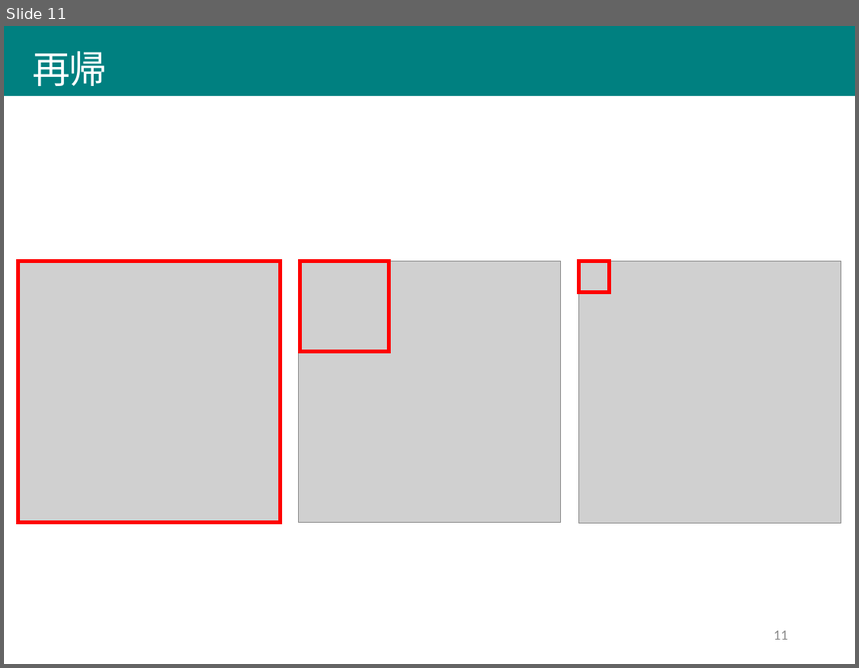
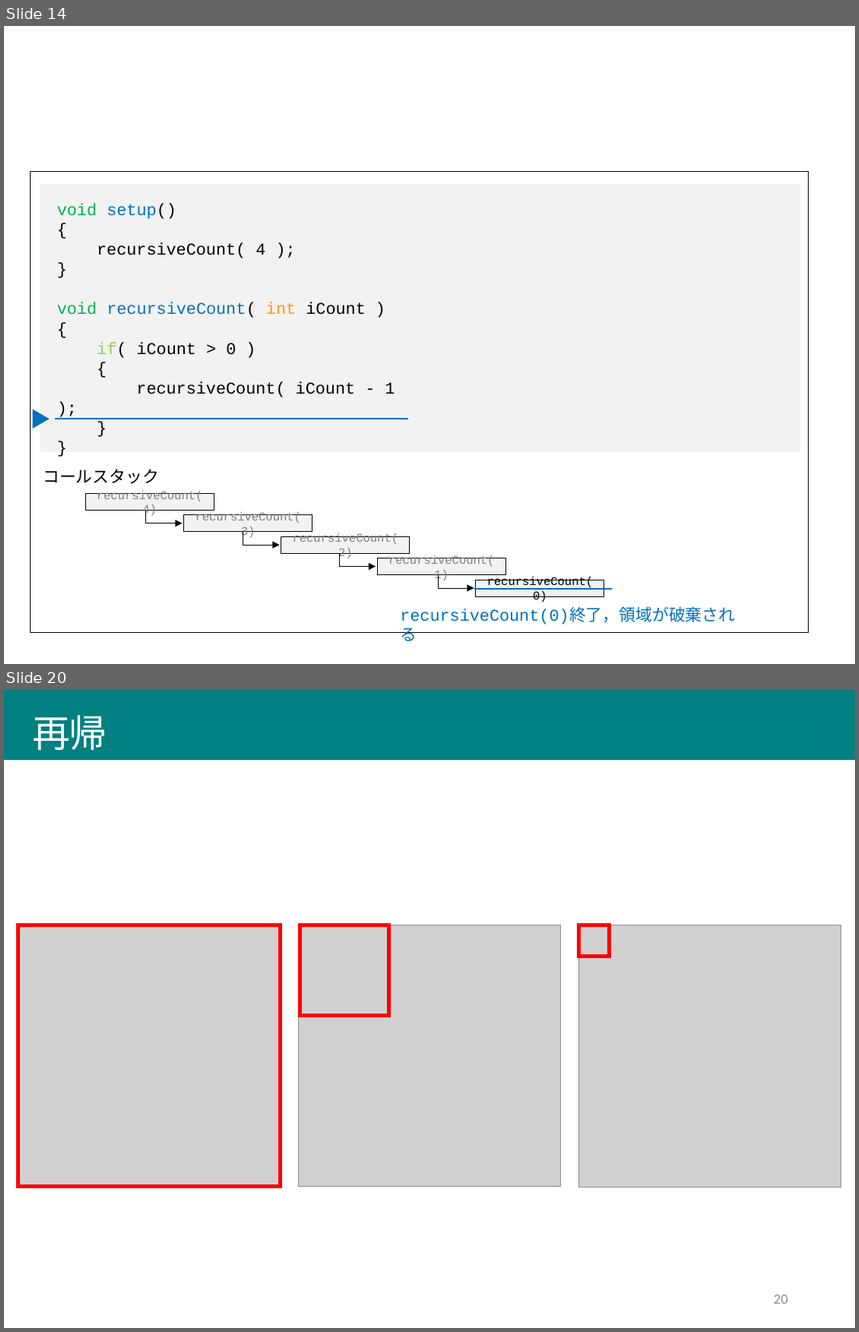
Before and after one commit to afukushimagit/afukushimagit.github.io, a slide deck: images/recursive/図素材.pptx. Shown one above the other, each under a label of ours: slide 11 before the commit, slides 14 and 20 after it; the slides between them are not shown. The pictures are 859x668 and 859x1332 pixels, drawn with LibreOffice and Linux fonts; fonts in the diff are those of the drawing; grey boxes stand for pictures. Boxes give left, top, right and bottom in pixels: in the first picture for what was removed or moved away, otherwise in the second. Text is boxed around its words. In the diff, an @@ line names an element or a change of style, - is before the commit and + after.

```diff
--- a/images/recursive/図素材.pptx
+++ b/images/recursive/図素材.pptx
@@ slide 14 added at (4, 26, 855, 664), background #FFFFFF @@
@@ rectangle added at (31, 172, 810, 633), outline #000000 0.5 pt @@
@@ rectangle added at (40, 184, 800, 452), fill #F2F2F2 @@
@@ text added at (57, 203, 395, 398), 14 pt, text #000000 @@
+void setup()
+{
+recursiveCount( 4 );
+}
+void recursiveCount( int iCount )
+{
+if( iCount > 0 )
+{
+recursiveCount( iCount - 1 );
+}
+}
@@ triangle added at (33, 409, 49, 429), fill #0070C0 @@
@@ line added from (55, 419) to (408, 419), #0070C0 1 pt @@
@@ text added at (43, 469, 159, 484), 14 pt, text #000000 @@
+コールスタック
@@ rectangle added at (86, 493, 215, 510), fill #F2F2F2, outline #000000 0.5 pt, 10 pt, text #808080 @@
+recursiveCount(4)
@@ elbow arrow added from (146, 510) to (182, 524), #000000 0.5 pt @@
@@ rectangle added at (183, 515, 312, 532), fill #F2F2F2, outline #000000 0.5 pt, 10 pt, text #808080 @@
+recursiveCount(3)
@@ elbow arrow added from (243, 531) to (280, 545), #000000 0.5 pt @@
@@ rectangle added at (281, 537, 410, 553), fill #F2F2F2, outline #000000 0.5 pt, 10 pt, text #808080 @@
+recursiveCount(2)
@@ elbow arrow added from (339, 553) to (376, 566), #000000 0.5 pt @@
@@ rectangle added at (378, 559, 506, 576), fill #F2F2F2, outline #000000 0.5 pt, 10 pt, text #808080 @@
+recursiveCount(1)
@@ elbow arrow added from (438, 575) to (474, 588), #000000 0.5 pt @@
@@ line added from (474, 588) to (612, 588), #0070C0 1 pt @@
@@ rectangle added at (475, 580, 604, 598), fill #F2F2F2, outline #000000 0.5 pt, 10 pt, text #000000 @@
+recursiveCount(0)
@@ text added at (400, 609, 735, 625), 14 pt, text #0070C0 @@
+recursiveCount(0)終了，領域が破棄される
@@ what was slide 11 is now slide 20 @@
@@ page number at (774, 1295, 788, 1304): text changed @@
-11
+20
```
Also in this commit, not shown: 5 slides changed, 13 other slides added, 5 slides removed, 45 other files.
